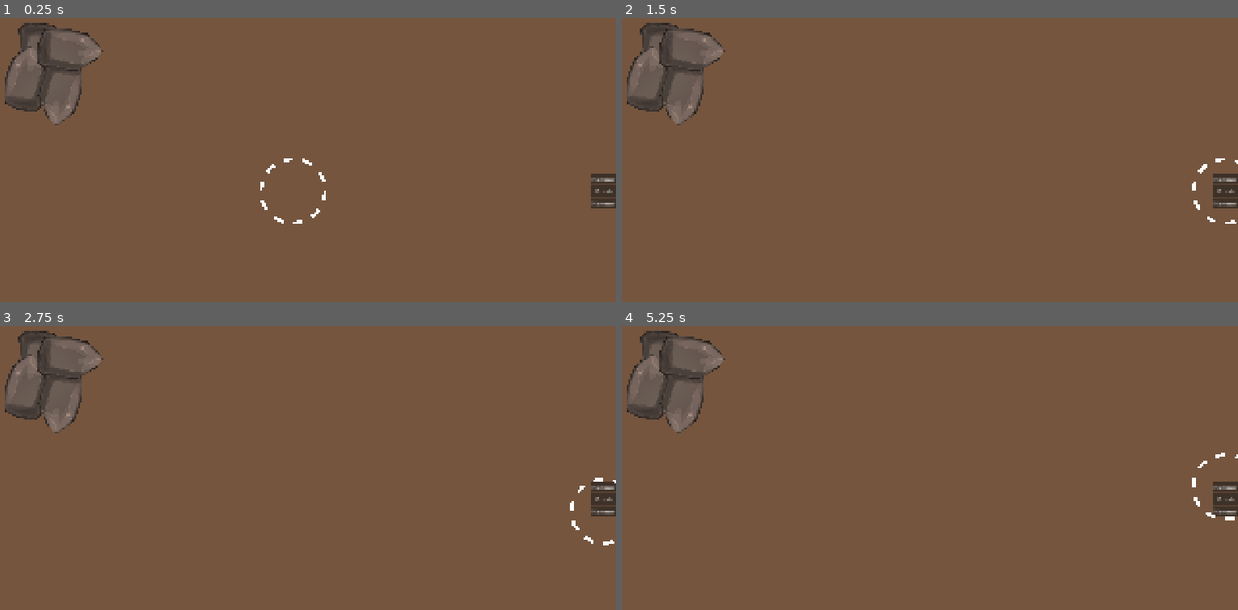
Above: before the commit, frames 1-4 (two rows, left to right).
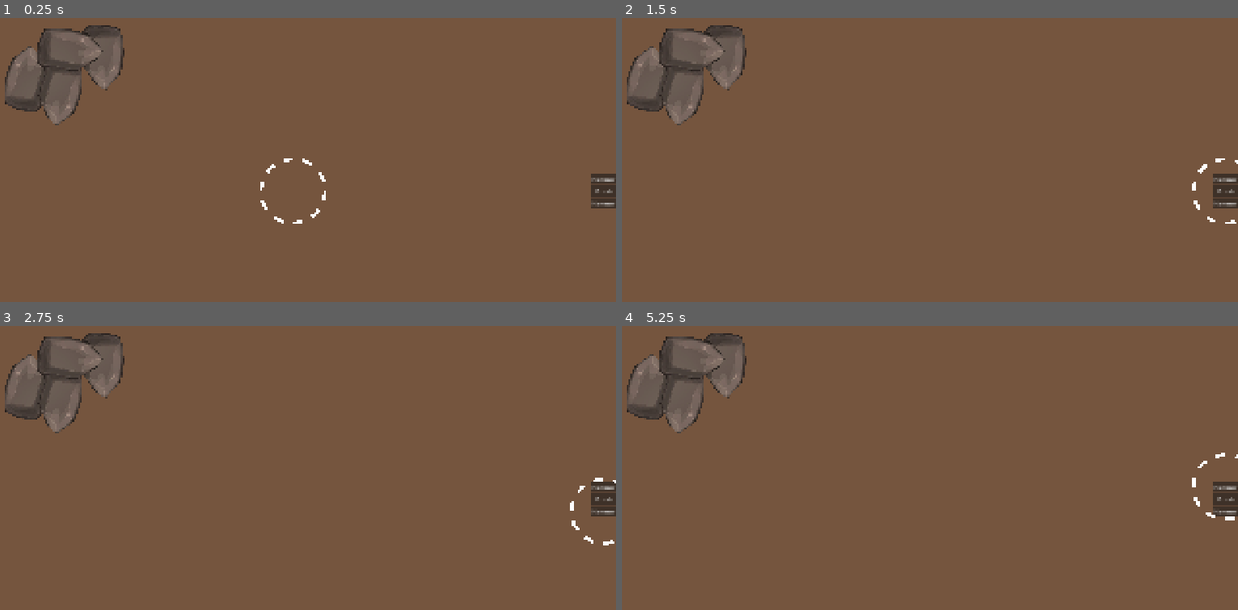
Above: after the commit, the same moments.

Repository: SirLich/fossil-fanatic
Game: Godot game, scene res://game.tscn
Same seed, same stepped clock (60 frames per second), same inputs: the game is played once before the commit and once after it.
Inputs:
- Up to frame 1 (0.25 s): no input
- Up to frame 2 (1.5 s): click "Hammer" at 0.5 s; click "Brush" at 1.25 s
- Up to frame 3 (2.75 s): click "Hammer" at 2 s
- Up to frame 4 (5.25 s): click "Hammer" at 2.75 s; click "Brush" at 3.5 s; click "Hammer" at 4.25 s; click "Hammer" at 5 s

The runs differ from the first frame. In frame 1, 0.9% of the frame differs, in the area x 2-21%, y 1-26%; in frame 2, 0.9%; in frame 3, 0.9%; in frame 4, 0.9%.

Commit message:
Background
Background Texture

Diff:
--- a/game.tscn
+++ b/game.tscn
@@ -43,27 +43,25 @@
 layout_mode = 2
 text = "Hammer"
 
-[node name="Layer_1" type="Node2D" parent="."]
-position = Vector2(-180, -16)
+[node name="Node2D2" type="Node2D" parent="."]
+position = Vector2(9, -9)
 
-[node name="Rock3" parent="Layer_1" instance=ExtResource("2_e2o6t")]
+[node name="Rock3" parent="Node2D2" instance=ExtResource("2_e2o6t")]
 position = Vector2(387, 149)
 rotation = 2.95304
 
-[node name="Layer_2" type="Node2D" parent="."]
-z_index = 1
+[node name="Node2D" type="Node2D" parent="."]
 
-[node name="Rock" parent="Layer_2" instance=ExtResource("2_e2o6t")]
+[node name="Rock" parent="Node2D" instance=ExtResource("2_e2o6t")]
 position = Vector2(168, 207)
 
-[node name="Rock2" parent="Layer_2" instance=ExtResource("2_e2o6t")]
+[node name="Rock2" parent="Node2D" instance=ExtResource("2_e2o6t")]
 position = Vector2(269, 247)
 rotation = 3.13936
 
-[node name="Rock3" parent="Layer_2" instance=ExtResource("2_e2o6t")]
+[node name="Rock3" parent="Node2D" instance=ExtResource("2_e2o6t")]
 position = Vector2(296, 120)
 rotation = 1.47652
 
 [node name="Hammer" parent="." instance=ExtResource("1_80nbo")]
-z_index = 100
 position = Vector2(0, 27)
Binary file added: assets/textures/Ground.png
Not shown, added: assets/textures/Ground.png.import
Not shown, added: .gitattributes
Not shown, added: .gitignore
